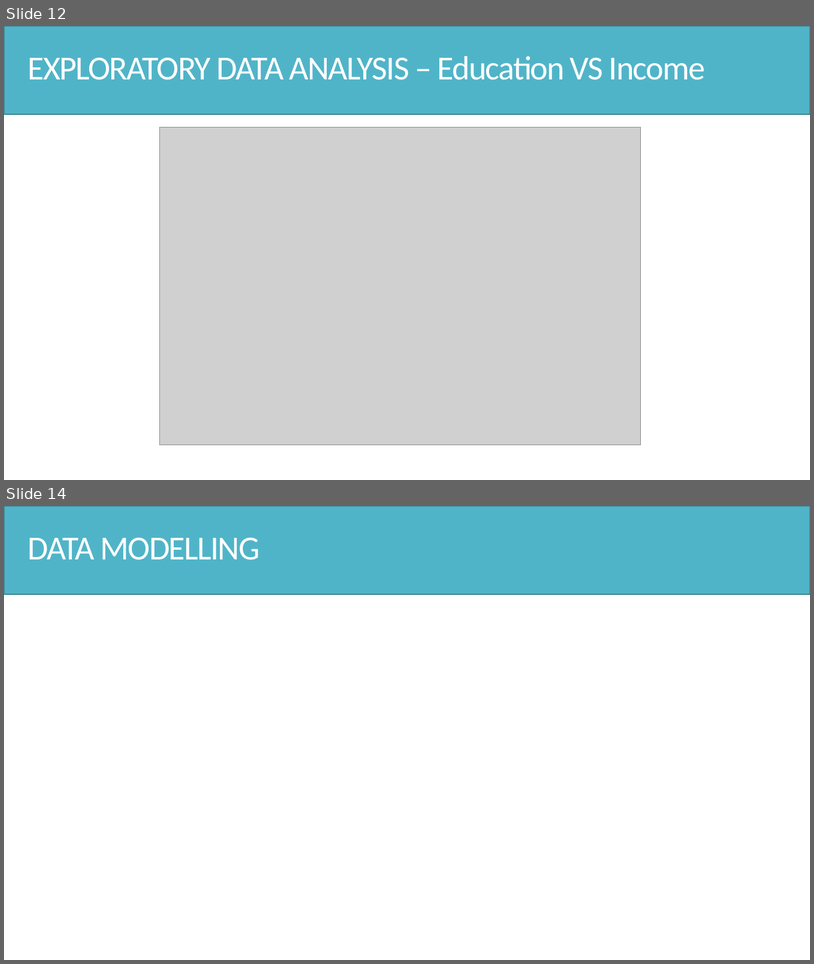
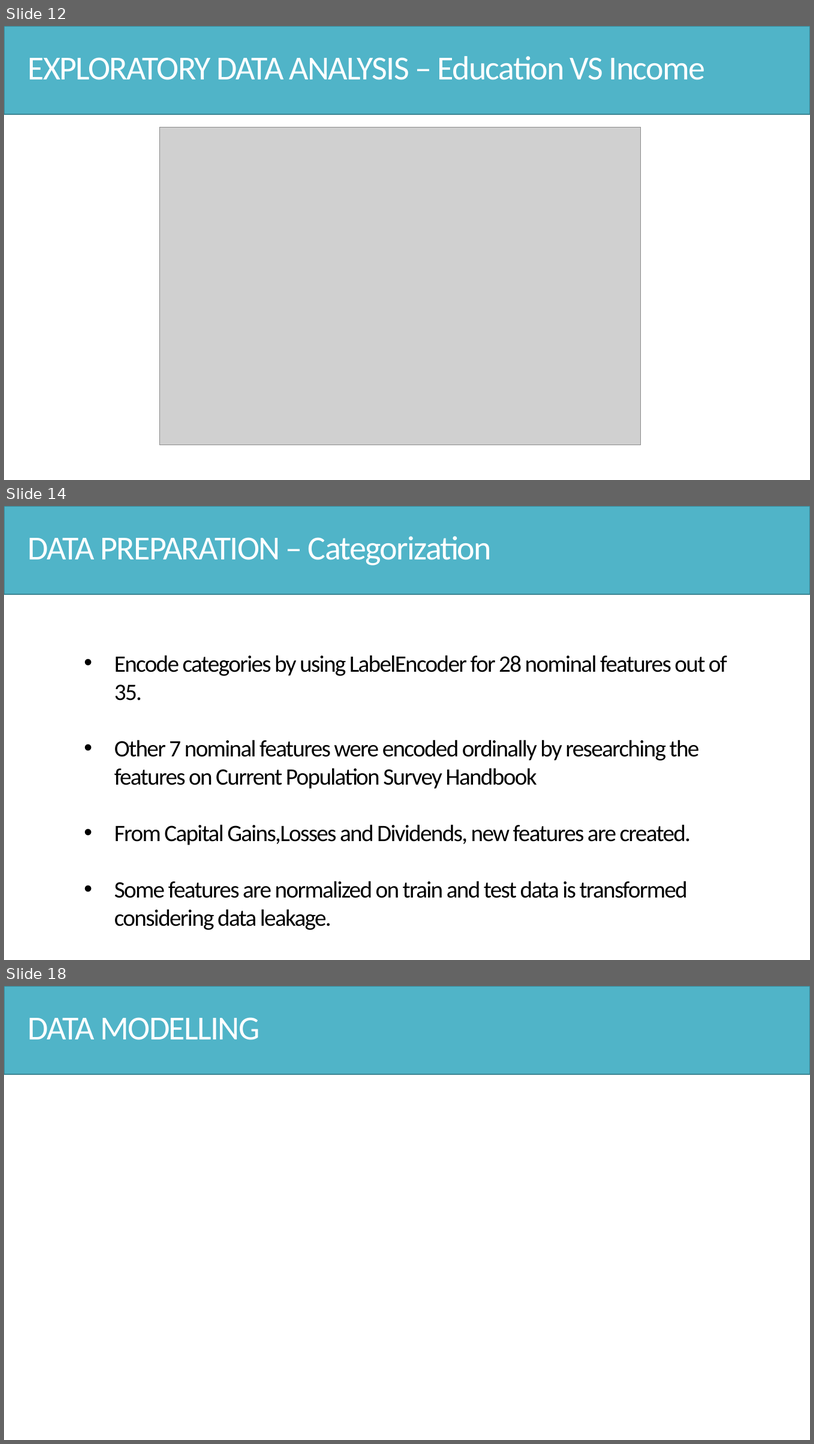
Before and after one commit to Hsgngr/dataiku_income_classification, a slide deck: Task_Presentation.pptx. Shown one above the other, each under a label of ours: slides 12 and 14 before the commit, slides 12, 14 and 18 after it; the slides between them are not shown. The pictures are 814x964 and 814x1444 pixels, drawn with LibreOffice and Linux fonts; fonts in the diff are those of the drawing; grey boxes stand for pictures. Boxes give left, top, right and bottom in pixels: in the first picture for what was removed or moved away, otherwise in the second. Text is boxed around its words. In the diff, an @@ line names an element or a change of style, - is before the commit and + after.

```diff
--- a/Task_Presentation.pptx
+++ b/Task_Presentation.pptx
@@ slide 14 added at (4, 506, 810, 960), background #FFFFFF @@
@@ rectangle added at (4, 506, 810, 594), fill #50B4C8, outline #3B8594 1 pt @@
@@ text added at (27, 536, 492, 565), 40 pt, text #FFFFFF @@
+DATA PREPARATION – Categorization
@@ text added at (114, 655, 728, 930), 28 pt, text #000000 @@
+• Encode categories by using LabelEncoder for 28 nominal features out of 35.
+• Other 7 nominal features were encoded ordinally by researching the features on Current Population Survey Handbook
+• From Capital Gains,Losses and Dividends, new features are created.
+• Some features are normalized on train and test data is transformed considering data leakage.
@@ what was slide 14 is now slide 18 @@
```
Also in this commit, not shown: 4 other slides added, 3 slides removed.
